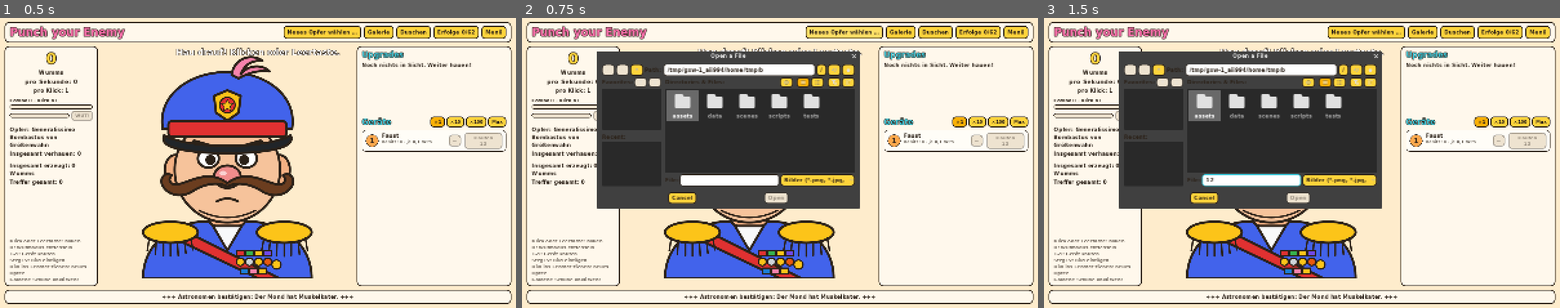
Above: before the commit, frames 1-3 (left to right).
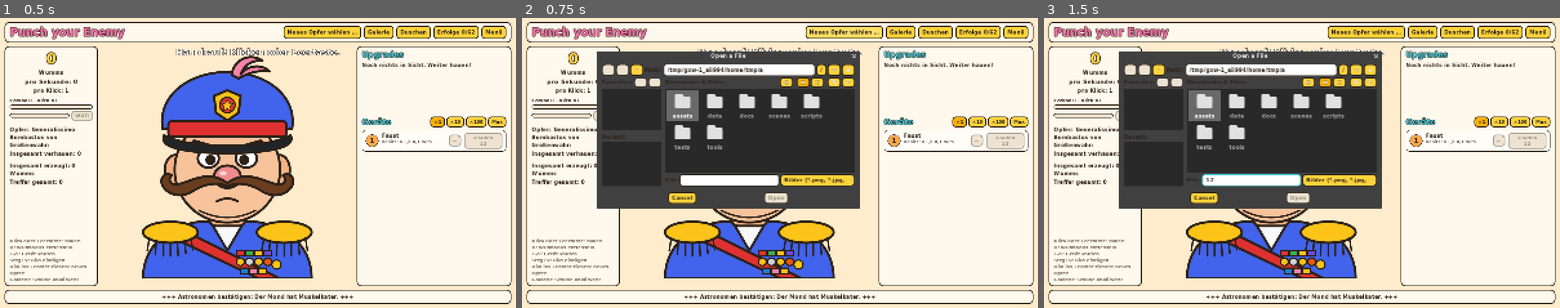
Above: after the commit, the same moments.

Repository: Arasax-Games/Punch-your-Enemy
Game: Godot game, scene res://scenes/main.tscn
The game is run twice, just before and just after one commit, with the same random seed, the same clock (stepped at 60 frames per second) and the same inputs.
Inputs (mouse positions are in pixels of both pictures, inside the frame that each line leads up to):
- Up to frame 1 (0.5 s): no input
- Up to frame 2 (0.75 s): click "Neues Opfer wählen …" at 0.5 s
- Up to frame 3 (1.5 s): click (1250, 180) at 1.27 s; type "12" at 1.35 s

Frame 1 is identical in both runs. In frame 2, 0.5% of the frame differs, in the area x 29-59%, y 16-46%; in frame 3, 0.5%.

Commit message:
Steam-Anbindung vorbereitet (GodotSteam optional)
- Autoload SteamService: initialisiert Steam, wenn GodotSteam installiert ist,
  meldet Erfolge (API-Name = ID in Großbuchstaben) und synchronisiert beim Start
- Eigener user://-Ordner "PunchYourEnemy" für Steam Auto-Cloud
- tools/steam_achievements.gd erzeugt docs/steam_achievements.csv
- docs/steam.md: Steamworks, GodotSteam, Erfolge, Cloud, Upload, Checkliste

Co-Authored-By: Claude Opus 5.5 <noreply@anthropic.com>
Claude-Session: https://claude.ai/code/session_01Km2KBWT24oxHHJchfxWUd7

Diff:
--- /dev/null
+++ b/docs/steam_achievements.csv
@@ -0,0 +1,72 @@
+API-Name;Anzeigename;Beschreibung;Versteckt
+ERSTES_AUA;Erstes Aua;Der erste Treffer. Es wird nicht der letzte sein.;nein
+WARM_UP;Aufwärmen;100 Treffer. Die Faust ist jetzt warm.;nein
+ZAPPELPHILIPP;Zappelphilipp;1.000 Treffer. Stillsitzen ist überbewertet.;nein
+FINGERFERTIG;Fingerfertig;10.000 Treffer. Deine Maus braucht Urlaub.;nein
+SEHNENSCHEIDE;Sehnenscheidenentzündung;100.000 Treffer. Bitte mach mal eine Pause.;nein
+KLICK_LEGENDE;Klick-Legende;1 Million Treffer. Man erzählt sich Geschichten über dich.;nein
+TASCHENGELD;Taschengeld;1.000 Wumms insgesamt erzeugt.;nein
+SPARSCHWEIN;Sparschwein;100.000 Wumms insgesamt erzeugt.;nein
+WUMMS_MILLIONAER;Wumms-Millionär;1 Million Wumms insgesamt erzeugt.;nein
+WUMMS_MILLIARDAER;Wumms-Milliardär;1 Milliarde Wumms insgesamt erzeugt.;nein
+WUMMS_BILLIONAER;Wumms-Billionär;1 Billion Wumms insgesamt erzeugt.;nein
+WUMMS_BILLIARDAER;Wumms-Billiardär;1 Billiarde Wumms. Die Zahl hat jetzt ein e.;nein
+LAEUFT_VON_ALLEIN;Läuft von allein;1 Wumms pro Sekunde.;nein
+FLIESSBANDARBEIT;Fließbandarbeit;100 Wumms pro Sekunde.;nein
+INDUSTRIELLE_REVOLUTION;Industrielle Revolution;10.000 Wumms pro Sekunde.;nein
+OHRFEIGEN_KONZERN;Ohrfeigen-Konzern;1 Million Wumms pro Sekunde.;nein
+GALAKTISCH;Galaktisch;1 Milliarde Wumms pro Sekunde.;nein
+FAUST_CLUB;Faust-Club;100 Fäuste. Die erste Regel: Wir reden nicht drüber.;nein
+PANTOFFEL_ARMEE;Pantoffel-Armee;100 Pantoffel. Oma ist stolz.;nein
+QUIETSCH_ORCHESTER;Quietsch-Orchester;50 Gummihämmer in perfekter Harmonie.;nein
+SAHNESCHNITTE;Sahneschnitte;50 Tortenwurf-Kanonen. Der Konditor weint vor Glück.;nein
+ROBO_LIGA;Robo-Liga;25 Boxroboter. Keiner von ihnen lacht.;nein
+MOND_MANAGER;Mond-Manager;Dein erstes Mond-Katapult.;nein
+ZEITREISENDER;Zeitreisender;Deine erste Zeitreise-Backpfeife. Du hattest sie schon gestern.;nein
+MULTIVERSAL;Multiversal;Die Universelle Backpfeife gehört dir.;nein
+WERKSTATT;Werkstatt;10 Geräte insgesamt.;nein
+FABRIKHALLE;Fabrikhalle;100 Geräte insgesamt.;nein
+IMPERIUM;Imperium der Watschen;500 Geräte insgesamt.;nein
+KOMPLETTSET;Komplettset;Von jedem Gerät mindestens eins.;nein
+AUFGERUESTET;Aufgerüstet;Dein erstes Upgrade.;nein
+SHOPPING_QUEEN;Shopping-Queen;10 Upgrades gekauft.;nein
+ALLES_GEKAUFT;Alles gekauft?;40 Upgrades gekauft. Fast.;nein
+VOLLTREFFER;Volltreffer;Dein erster kritischer Treffer.;nein
+PRAEZISIONSARBEIT;Präzisionsarbeit;100 kritische Treffer.;nein
+GLUCKSPILZ;Glückspilz;Deinen ersten Goldenen Schuh gefangen.;nein
+SCHUH_SAMMLER;Schuh-Sammler;10 Goldene Schuhe gefangen.;nein
+GOLDENER_FINGER;Goldener Finger;50 Goldene Schuhe gefangen.;nein
+PANTOFFELHELD;Pantoffelheld;10 Silberne Pantoffel gefangen.;nein
+RASEREI_REITER;Raserei-Reiter;5 Mal Raserei ausgelöst.;nein
+PECHVOGEL;Pechvogel;Ein Pech-Schuh. Immerhin gab es Beulen-Marken.;nein
+FOTOGRAF;Fotograf;Dein erstes eigenes Bild importiert.;nein
+SAMMLER;Sammler;10 eigene Bilder importiert.;nein
+EINE_STUNDE;Eine Stunde Backpfeife;Eine Stunde Spielzeit.;nein
+EIN_TAG;Ein Tag Backpfeife;24 Stunden Spielzeit.;nein
+EIN_JAHR;Ein Jahr Backpfeife;Ein Jahr Spielzeit. Wir sind sprachlos.;nein
+NACHTSCHICHT;Nachtschicht;Zwischen 2 und 4 Uhr nachts gespielt.;ja
+PAZIFIST;Pazifist;10 Minuten lang nichts gehauen. Respekt.;ja
+WIEDER_ZUHAUSE;Wieder zuhause;Nach über 24 Stunden zurückgekehrt.;ja
+FRISCH_GEDUSCHT;Frisch geduscht;Das Opfer einmal abgeduscht.;ja
+AUSVERKAUF;Ausverkauf;Ein Gerät verkauft. Warum auch immer.;ja
+BOMBASTUS_FAN;Bombastus-Stammkunde;1.000 Treffer auf Generalissimo Bombastus.;ja
+NEUANFANG;Neuanfang;Zum ersten Mal neu angefangen. Bombastus hatte gerade die Beulen auskuriert.;nein
+WIEDERGEBURT;Wiedergeburt;5 Mal neu angefangen.;nein
+LORBEERKRANZ;Lorbeerkranz;10 Lorbeeren gesammelt.;nein
+ERSTER_ZWEIG;Erster Zweig;Den ersten Teil des Lorbeer-Baums freigeschaltet.;nein
+GAERTNER;Gärtner;10 Teile des Lorbeer-Baums freigeschaltet.;nein
+COMBO_KOENIG;Combo-König;Combo 100 erreicht. Deine Finger sind ein Schatten.;nein
+WUTBUERGER;Wutbürger;Zum ersten Mal den Wutmodus entfesselt.;nein
+WUTENTBRANNT;Wutentbrannt;25 Mal den Wutmodus entfesselt.;nein
+GUT_VERBEULT;Gut verbeult;Beulen-Level 5 bei einem Opfer.;nein
+VOLL_VERBEULT;Voll verbeult;Beulen-Level 10 bei einem Opfer. Mehr Beulen passen nicht drauf.;nein
+GALERIST;Galerist;Ein Bild in der Galerie umbenannt.;ja
+BOSSBEZWINGER;Bossbezwinger;Den ersten Boss-Kampf gewonnen.;nein
+BOSS_EXPERTE;Endgegner-Experte;5 Boss-Kämpfe gewonnen.;nein
+AUFTRAGNEHMER;Auftragnehmer;Den ersten Tagesauftrag erledigt.;nein
+FLEISSIG;Fleißiges Bienchen;25 Tagesaufträge erledigt.;nein
+TREUE_SEELE;Treue Seele;7 Tage in Folge vorbeigeschaut.;nein
+DOJO_MEISTER;Dojo-Meister;40 Punkte im Reaktions-Dojo.;nein
+TORTENKOENIG;Tortenkönig;60 Punkte in der Tortenwurf-Schießbude.;nein
+SAISONARBEITER;Saisonarbeiter;Ein Saison-Event abgeschlossen.;nein
+ERINNERUNGSFOTO;Erinnerungsfoto;Ein Foto gespeichert. Für die Enkel.;ja
--- a/project.godot
+++ b/project.godot
@@ -16,11 +16,14 @@
 run/main_scene="res://scenes/main.tscn"
 config/features=PackedStringArray("4.7", "GL Compatibility")
 config/icon="res://icon.svg"
+config/use_custom_user_dir=true
+config/custom_user_dir_name="PunchYourEnemy"
 
 [autoload]
 
 GameState="*res://scripts/core/game_state.gd"
 Sfx="*res://scripts/audio/sfx.gd"
+SteamService="*res://scripts/core/steam_service.gd"
 
 [display]
 
@@ -35,3 +38,7 @@
 
 renderer/rendering_method="gl_compatibility"
 renderer/rendering_method.mobile="gl_compatibility"
+
+[steam]
+
+app_id=480
--- /dev/null
+++ b/scripts/core/steam_service.gd
@@ -0,0 +1,78 @@
+extends Node
+## Steam-Anbindung (Autoload "SteamService").
+##
+## Nutzt GodotSteam (GDExtension), wenn es installiert ist – sonst passiert einfach nichts, das Spiel
+## läuft ganz normal ohne Steam (Editor, Tests, DRM-freie Builds). Einrichtung: docs/steam.md.
+##
+## Was es tut:
+## - Steam initialisieren (App-ID aus den Projekteinstellungen, Schlüssel "steam/app_id").
+## - Erfolge an Steam melden. Steam-API-Name = Erfolgs-ID in Großbuchstaben (z. B. ERSTES_AUA).
+##   Beim Start werden bereits freigeschaltete Erfolge nachgemeldet.
+## - Steam Cloud braucht keinen Code: Auto-Cloud synchronisiert savegame.json (siehe docs/steam.md).
+##   Importierte Bilder werden bewusst NICHT synchronisiert – sie bleiben lokal.
+
+const DEFAULT_APP_ID := 480  # Spacewar, die offizielle Test-App von Valve – vor Release ersetzen!
+
+var steam: Object = null
+var enabled := false
+var _embedded_callbacks := false
+
+
+func _ready() -> void:
+	if not Engine.has_singleton("Steam"):
+		return
+	steam = Engine.get_singleton("Steam")
+	var app_id := int(ProjectSettings.get_setting("steam/app_id", DEFAULT_APP_ID))
+	var result: Variant = _init_steam(app_id)
+	var status := int(result.get("status", -1)) if result is Dictionary else (0 if result == true else -1)
+	if status != 0:
+		push_warning("Steam konnte nicht gestartet werden (%s). Das Spiel läuft ohne Steam weiter." % str(result))
+		steam = null
+		return
+	enabled = true
+	GameState.achievement_unlocked.connect(_on_achievement_unlocked)
+	sync_achievements()
+
+
+## GodotSteam hat die Signatur von steamInitEx zwischen Versionen geändert – beide Varianten unterstützen.
+func _init_steam(app_id: int) -> Variant:
+	var arg_count := -1
+	for m in steam.get_method_list():
+		if m.name == "steamInitEx":
+			arg_count = (m.args as Array).size()
+			break
+	_embedded_callbacks = true
+	match arg_count:
+		2:
+			return steam.call("steamInitEx", app_id, true)
+		3:
+			return steam.call("steamInitEx", false, app_id, true)
+	_embedded_callbacks = false
+	if steam.has_method("steamInit"):
+		return steam.call("steamInit")
+	return null
+
+
+func _process(_delta: float) -> void:
+	if enabled and not _embedded_callbacks and steam.has_method("run_callbacks"):
+		steam.call("run_callbacks")
+
+
+static func api_name(achievement_id: String) -> String:
+	return achievement_id.to_upper()
+
+
+func _on_achievement_unlocked(id: String) -> void:
+	if not enabled:
+		return
+	steam.call("setAchievement", api_name(id))
+	steam.call("storeStats")
+
+
+## Meldet alle lokal freigeschalteten Erfolge an Steam (z. B. nach dem ersten Start mit Steam).
+func sync_achievements() -> void:
+	if not enabled:
+		return
+	for id in GameState.achievements:
+		steam.call("setAchievement", api_name(id))
+	steam.call("storeStats")
--- /dev/null
+++ b/tools/steam_achievements.gd
@@ -0,0 +1,15 @@
+extends SceneTree
+## Erzeugt docs/steam_achievements.csv aus data/achievements.json – zum Anlegen der Erfolge in Steamworks.
+## Aufruf: godot --headless --path . --script res://tools/steam_achievements.gd
+
+func _initialize() -> void:
+	var list: Array = JSON.parse_string(FileAccess.get_file_as_string("res://data/achievements.json"))
+	var lines: PackedStringArray = ["API-Name;Anzeigename;Beschreibung;Versteckt"]
+	for a in list:
+		lines.append("%s;%s;%s;%s" % [String(a.id).to_upper(), a.name, String(a.description).replace(";", ","),
+			"ja" if a.get("hidden", false) else "nein"])
+	var file := FileAccess.open("res://docs/steam_achievements.csv", FileAccess.WRITE)
+	file.store_string("\n".join(lines) + "\n")
+	file.close()
+	print("%d Erfolge nach docs/steam_achievements.csv geschrieben." % list.size())
+	quit()
Not shown, added: scripts/core/steam_service.gd.uid
Not shown, added: tools/steam_achievements.gd.uid
Not shown, added: docs/steam.md
